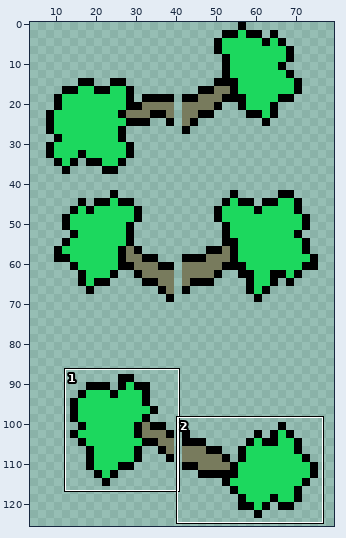
Sprite sheet, stored at Assets/Textures/Plants/AetherTree_Branches.png. Above: a wide view before the commit, with the close-up outlined.
Close-up. Before the edit:
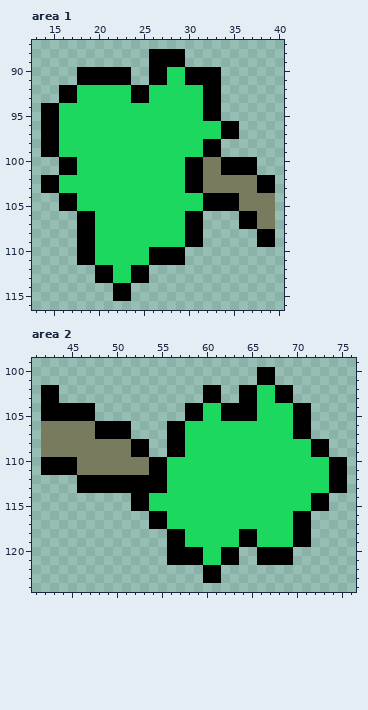
The file is 86x126 pixels. Shown: area 1: x 13..40, y 87..116; area 2: x 41..76, y 99..124. The old version is drawn lined up with the new one, on the new canvas. The wide view leaves out empty margins. The commit also changed other parts of the picture, which this record leaves out.
The same view after the edit:
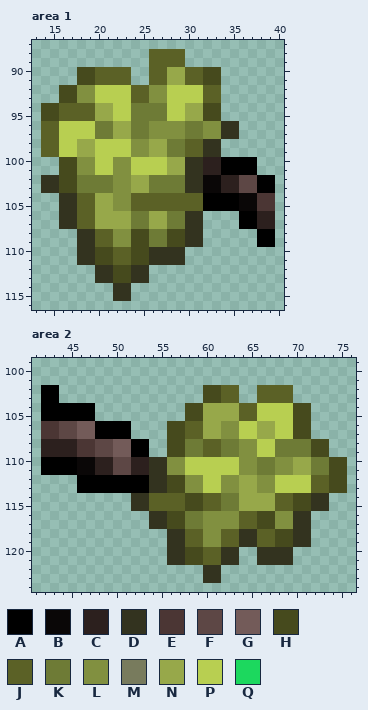
Palette (. is transparent): A #000000  B #0a0707  C #2c201e  D #33331f  E #4b3634  F #5d4745  G #735b59  H #464a1d  J #5b6126  K #6e7b36  L #819040  M #787b5d  N #97a84a  P #b8cf51  Q #1cd85e
Change:
canvas 86x126 -> 84x126, the old top-left corner now at -1,0 (the part of the old canvas that was cut away was empty and is not shown)
--- area 1
@@ x 13..40 @@
  87 ............................
- 88 .............AAAA...........
- 89 .............AAAA...........
- 90 .....AAAAAA..AAQQAAAA.......
- 91 .....AAAAAA..AAQQAAAA.......
- 92 ...AAQQQQQQAAQQQQQQAA.......
- 93 ...AAQQQQQQAAQQQQQQAA.......
- 94 .AAQQQQQQQQQQQQQQQQAA.......
- 95 .AAQQQQQQQQQQQQQQQQAA.......
- 96 .AAQQQQQQQQQQQQQQQQQQAA.....
- 97 .AAQQQQQQQQQQQQQQQQQQAA.....
- 98 .AAQQQQQQQQQQQQQQQQAA.......
- 99 .AAQQQQQQQQQQQQQQQQAA.......
-100 ...AAQQQQQQQQQQQQAAMMAAAA...
-101 ...AAQQQQQQQQQQQQAAMMAAAA...
-102 .AAQQQQQQQQQQQQQQAAMMMMMMAA.
-103 .AAQQQQQQQQQQQQQQAAMMMMMMAA.
-104 ...AAQQQQQQQQQQQQQQAAAAMMMM.
-105 ...AAQQQQQQQQQQQQQQAAAAMMMM.
-106 .....AAQQQQQQQQQQAA....AAMM.
-107 .....AAQQQQQQQQQQAA....AAMM.
-108 .....AAQQQQQQQQQQAA......AA.
-109 .....AAQQQQQQQQQQAA......AA.
-110 .....AAQQQQQQAAAA...........
-111 .....AAQQQQQQAAAA...........
-112 .......AAQQAA...............
-113 .......AAQQAA...............
-114 .........AA.................
-115 .........AA.................
+ 88 .............JJJJ...........
+ 89 .............JJJJ...........
+ 90 .....HHJJJJ..JJNNJJHH.......
+ 91 .....HHJJJJ..JJNNJJHH.......
+ 92 ...HHLLPPPPJJLLPPPPJJ.......
+ 93 ...HHLLPPPPJJLLPPPPJJ.......
+ 94 .HHJJJJNNPPKKKKPPNNHH.......
+ 95 .HHJJJJNNPPKKKKPPNNHH.......
+ 96 .JJPPPPKKNNKKLLLLKKLLDD.....
+ 97 .JJPPPPKKNNKKLLLLKKLLDD.....
+ 98 .JJPPNNPPPPLLNNKKJJDD.......
+ 99 .JJPPNNPPPPLLNNKKJJDD.......
+100 ...HHLLPPLLPPPPNNDDCCAAAA...
+101 ...HHLLPPLLPPPPNNDDCCAAAA...
+102 .DDHHKKKKLLNNKKKKDDBBCCFFAA.
+103 .DDHHKKKKLLNNKKKKDDBBCCFFAA.
+104 ...DDJJNNLLJJJJJJJJAAAABBEE.
+105 ...DDJJNNLLJJJJJJJJAAAABBEE.
+106 ...DDJJNNNNKKNNKKDD....AACC.
+107 ...DDJJNNNNKKNNKKDD....AACC.
+108 .....DDJJLLHHKKHHDD......AA.
+109 .....DDJJLLHHKKHHDD......AA.
+110 .....DDHHJJHHDDDD...........
+111 .....DDHHJJHHDDDD...........
+112 .......DDHHDD...............
+113 .......DDHHDD...............
+114 .........DD.................
+115 .........DD.................
 116 ............................
--- area 2
@@ x 41..76 @@
  99 ....................................
-100 .........................AA.........
-101 .........................AA.........
-102 .AA................AA..AAQQAA.......
-103 .AA................AA..AAQQAA.......
-104 .AAAAAA..........AAQQAAAAQQQQAA.....
-105 .AAAAAA..........AAQQAAAAQQQQAA.....
-106 .MMMMMMAAAA....AAQQQQQQQQQQQQAA.....
-107 .MMMMMMAAAA....AAQQQQQQQQQQQQAA.....
-108 .MMMMMMMMMMAA..AAQQQQQQQQQQQQQQAA...
-109 .MMMMMMMMMMAA..AAQQQQQQQQQQQQQQAA...
-110 .AAAAMMMMMMMMAAQQQQQQQQQQQQQQQQQQAA.
-111 .AAAAMMMMMMMMAAQQQQQQQQQQQQQQQQQQAA.
-112 .....AAAAAAAAAAQQQQQQQQQQQQQQQQQQAA.
-113 .....AAAAAAAAAAQQQQQQQQQQQQQQQQQQAA.
-114 ...........AAQQQQQQQQQQQQQQQQQQAA...
-115 ...........AAQQQQQQQQQQQQQQQQQQAA...
-116 .............AAQQQQQQQQQQQQQQAA.....
-117 .............AAQQQQQQQQQQQQQQAA.....
-118 ...............AAQQQQQQAAQQQQAA.....
-119 ...............AAQQQQQQAAQQQQAA.....
-120 ...............AAAAQQAA..AAAA.......
-121 ...............AAAAQQAA..AAAA.......
-122 ...................AA...............
-123 ...................AA...............
+100 ....................................
+101 ....................................
+102 .AA................HHJJ..JJJJ.......
+103 .AA................HHJJ..JJJJ.......
+104 .AAAAAA..........HHNNNNJJPPPPHH.....
+105 .AAAAAA..........HHNNNNJJPPPPHH.....
+106 .EEFFGGAAAA....HHJJNNLLPPNNPPHH.....
+107 .EEFFGGAAAA....HHJJNNLLPPNNPPHH.....
+108 .CCCCEEFFGGAA..HHKKJJKKLLPPKKKKHH...
+109 .CCCCEEFFGGAA..HHKKJJKKLLPPKKKKHH...
+110 .AAAABBCCFFCCDDLLPPPPPPLLKKLLNNKKHH.
+111 .AAAABBCCFFCCDDLLPPPPPPLLKKLLNNKKHH.
+112 .....AAAAAAAADDHHLLPPLLNNLLPPPPJJHH.
+113 .....AAAAAAAADDHHLLPPLLNNLLPPPPJJHH.
+114 ...........DDJJJJHHJJKKNNNNJJHHDD...
+115 ...........DDJJJJHHJJKKNNNNJJHHDD...
+116 .............DDHHKKLLLLJJHHLLDD.....
+117 .............DDHHKKLLLLJJHHLLDD.....
+118 ...............DDJJLLJJDDJJHHDD.....
+119 ...............DDJJLLJJDDJJHHDD.....
+120 ...............DDHHJJDD..DDDD.......
+121 ...............DDHHJJDD..DDDD.......
+122 ...................DD...............
+123 ...................DD...............
 124 ....................................
Pixel boxes of the changes (left, top, right, bottom) in both close-ups:
changed: (41, 49, 275, 301)
changed: (41, 367, 347, 583)
